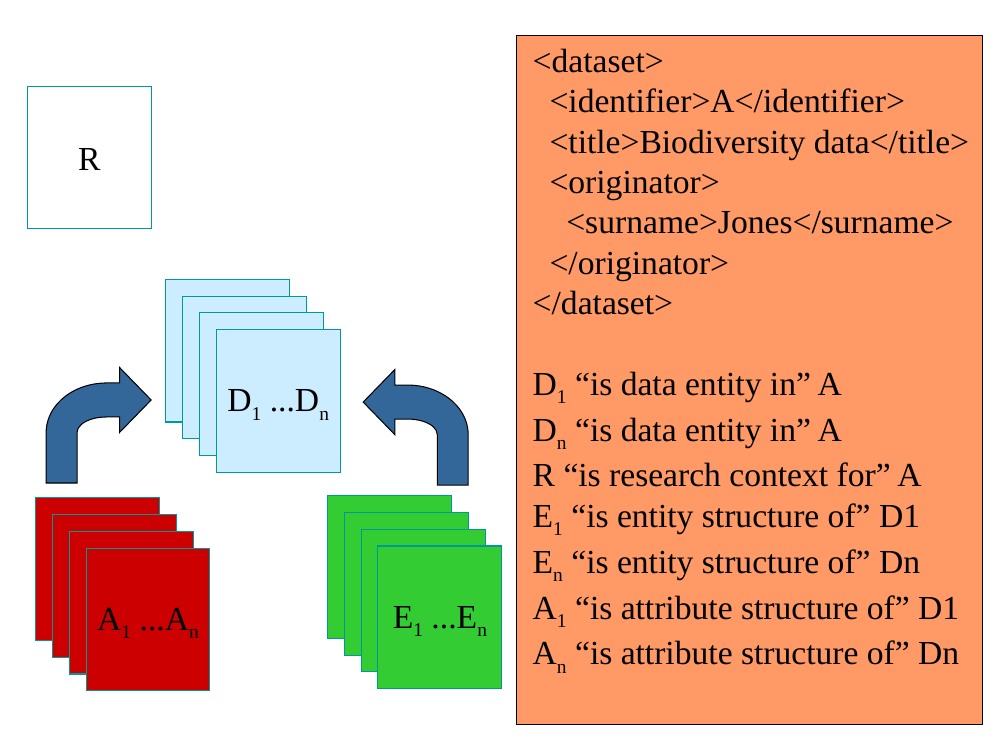
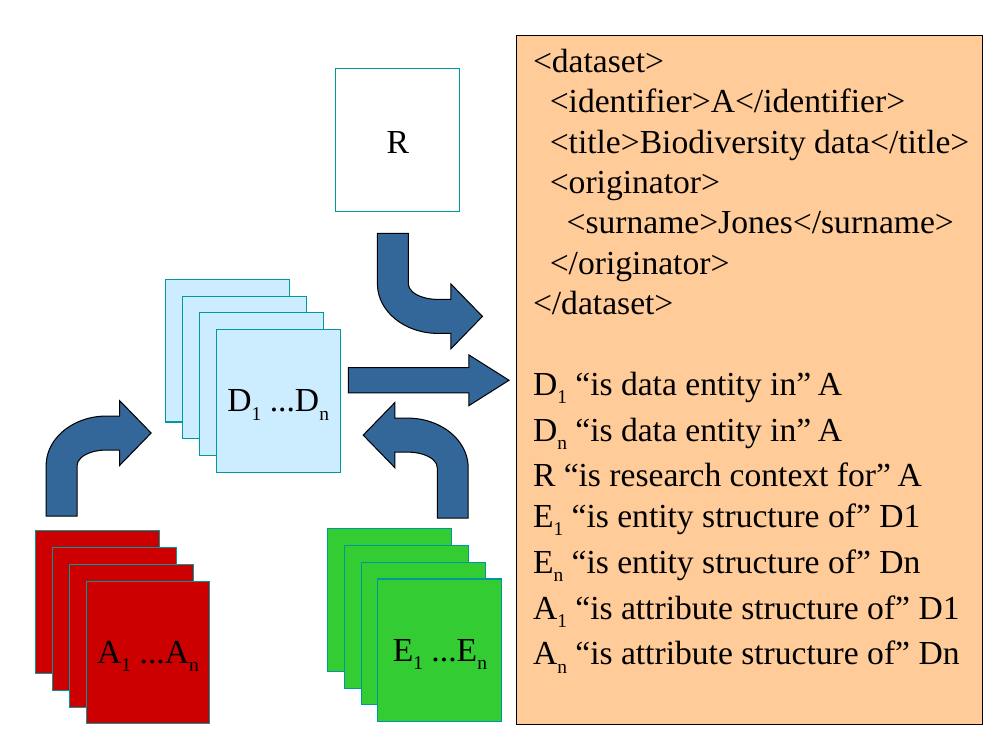
Before and after one commit to NCEAS/eml, a slide deck: slide 53 of display/eml-overview-200010402.ppt. Drawn at 1008x756 pixels with LibreOffice and Linux fonts; fonts in the diff are those of the drawing. Boxes give left, top, right and bottom in pixels: in the first picture for what was removed or moved away, otherwise in the second. Text is boxed around its words. In the diff, an @@ line names an element or a change of style, - is before the commit and + after.

```diff
--- a/display/eml-overview-200010402.ppt
+++ b/display/eml-overview-200010402.ppt
@@ rectangle at (x1=517, y1=35, x2=983, y2=724): fill #FF9966 to #FFCC99 @@
@@ rectangle "R" moved from (x1=27, y1=86, x2=151, y2=229) to (x1=336, y1=69, x2=460, y2=212) @@
@@ freeform shape added at (x1=377, y1=234, x2=482, y2=350), fill #336699, outline #010000 0.74 pt @@
@@ right arrow added at (x1=349, y1=355, x2=509, y2=405), fill #336699, outline #010000 0.74 pt @@
@@ freeform shape moved from (x1=46, y1=368, x2=151, y2=484) to (x1=46, y1=400, x2=151, y2=516) @@
@@ freeform shape moved from (x1=363, y1=370, x2=468, y2=486) to (x1=363, y1=402, x2=468, y2=518) @@
@@ rectangle moved from (x1=70, y1=531, x2=194, y2=674) to (x1=35, y1=531, x2=159, y2=674) @@
@@ rectangle moved from (x1=361, y1=529, x2=485, y2=672) to (x1=328, y1=528, x2=452, y2=671) @@
@@ 4 rectangles moved together from (x1=52, y1=512, x2=502, y2=691) to (x1=52, y1=545, x2=502, y2=725) @@
@@ rectangle moved from (x1=35, y1=498, x2=159, y2=641) to (x1=70, y1=564, x2=194, y2=708) @@
@@ rectangle moved from (x1=328, y1=496, x2=452, y2=639) to (x1=361, y1=562, x2=485, y2=706) @@
```
Also in this commit, not shown: 9 other slides changed, 3 slides added.
